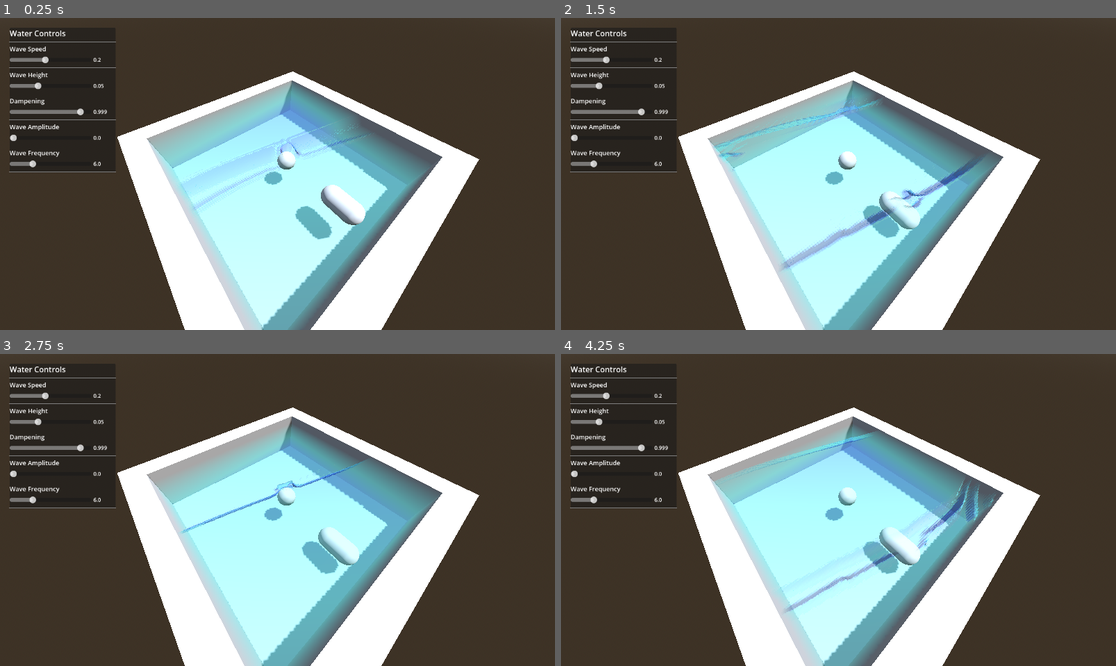
Above: before the commit, frames 1-4 (two rows, left to right).
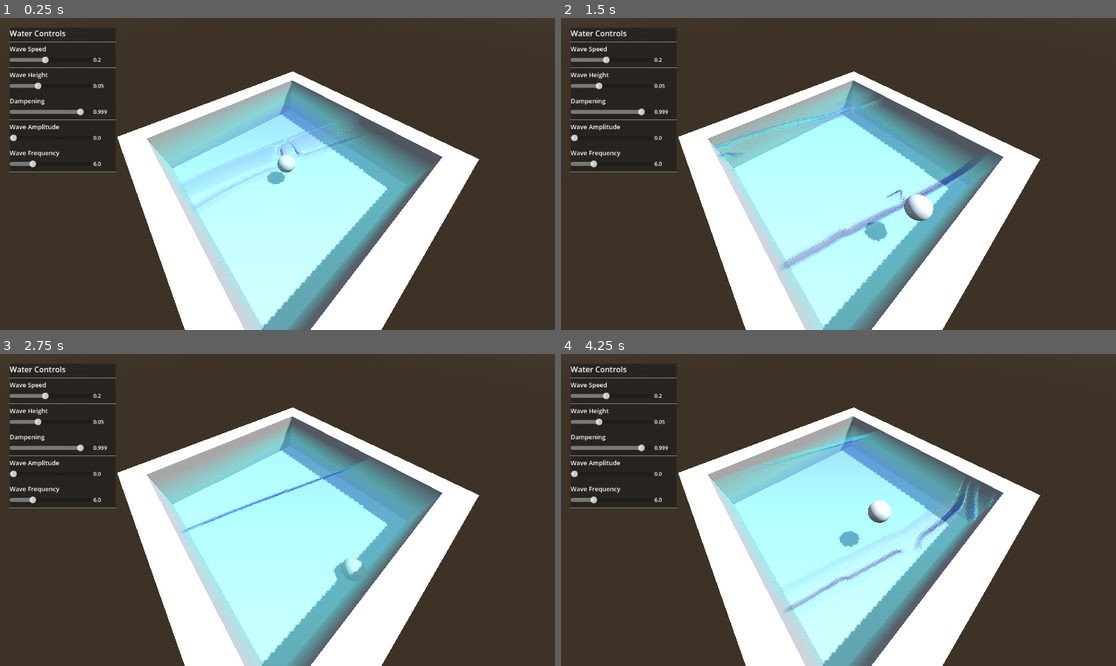
Above: after the commit, the same moments.

Repository: ColinNeary/WaterDemo
Game: Godot game, scene res://Scenes/main.tscn
The game is run twice, just before and just after one commit, with the same random seed, the same clock (stepped at 60 frames per second) and the same inputs.
Inputs (mouse positions are in pixels of both pictures, inside the frame that each line leads up to):
- Up to frame 1 (0.25 s): no input
- Up to frame 2 (1.5 s): move the mouse to (960, 158) at 0.52 s; hold D (move_right) 0.53-1.25 s; click (960, 158) at 0.67 s; tap Space (jump) at 0.77 s; drag from (727, 189) to (810, 236) at 1.27 s
- Up to frame 3 (2.75 s): move the mouse to (333, 441) at 2.02 s; hold D (move_right) from 2.03 s (still down)
- Up to frame 4 (4.25 s): release D (move_right) at 2.75 s; drag from (810, 572) to (672, 463) at 2.77 s; move the mouse to (1005, 556) at 3.52 s; hold A (move_left) from 3.53 s (still down); tap Space (jump) at 3.77 s

The runs differ from the first frame. In frame 1, 1.2% of the frame differs, in the area x 37-66%, y 39-72%; in frame 2, 1.5%; in frame 3, 1.4%; in frame 4, 1.6%, in the area x 47-71%, y 42-71%.

Commit message:
Deleted conflicting Albedo in main.tres
Water turned from red to blue

Diff:
--- a/Scenes/main.tres
+++ b/Scenes/main.tres
@@ -130,13 +130,13 @@
 nodes/vertex/connections = PackedInt32Array(2, 0, 4, 0, 6, 0, 7, 1, 4, 1, 7, 0, 7, 0, 8, 1, 9, 0, 8, 0, 8, 0, 10, 1, 11, 0, 10, 0, 10, 0, 0, 0, 12, 0, 4, 2, 9, 0, 0, 1)
 nodes/fragment/0/position = Vector2(533.3333, 333.33334)
 nodes/fragment/2/node = SubResource("VisualShaderNodeTexture_bqqry")
-nodes/fragment/2/position = Vector2(-200, 320)
+nodes/fragment/2/position = Vector2(-346.66666, 173.33333)
 nodes/fragment/3/node = SubResource("VisualShaderNodeInput_uolrr")
-nodes/fragment/3/position = Vector2(-586.6667, 293.33334)
+nodes/fragment/3/position = Vector2(-546.6667, 66.666664)
 nodes/fragment/4/node = SubResource("VisualShaderNodeTexture2DParameter_skewb")
 nodes/fragment/4/position = Vector2(-1680, -240)
 nodes/fragment/5/node = SubResource("VisualShaderNodeVectorCompose_ju366")
-nodes/fragment/5/position = Vector2(26.666666, 320)
+nodes/fragment/5/position = Vector2(160, 306.66666)
 nodes/fragment/6/node = SubResource("VisualShaderNodeExpression_bqqry")
 nodes/fragment/6/position = Vector2(-986.6667, 813.3333)
 nodes/fragment/6/size = Vector2(860, 460)
@@ -156,7 +156,7 @@
 nodes/fragment/11/node = SubResource("VisualShaderNodeColorParameter_iv8hc")
 nodes/fragment/11/position = Vector2(-680, 573.3333)
 nodes/fragment/12/node = SubResource("VisualShaderNodeMix_uolrr")
-nodes/fragment/12/position = Vector2(-320, 440)
+nodes/fragment/12/position = Vector2(-306.66666, 440)
 nodes/fragment/13/node = SubResource("VisualShaderNodeExpression_iv8hc")
 nodes/fragment/13/position = Vector2(-1306.6666, -200)
 nodes/fragment/13/size = Vector2(1060, 560)
@@ -185,4 +185,4 @@
 nodes/fragment/20/position = Vector2(13.333333, 26.666666)
 nodes/fragment/22/node = SubResource("VisualShaderNodeFloatConstant_bqqry")
 nodes/fragment/22/position = Vector2(160, 840)
-nodes/fragment/connections = PackedInt32Array(3, 0, 2, 0, 4, 0, 2, 2, 2, 0, 5, 0, 5, 0, 0, 0, 7, 0, 6, 0, 6, 0, 8, 0, 8, 0, 0, 1, 9, 0, 6, 1, 10, 0, 12, 0, 11, 0, 12, 1, 6, 0, 12, 2, 4, 0, 13, 0, 13, 0, 0, 8, 13, 0, 15, 0, 14, 0, 15, 1, 15, 0, 16, 1, 17, 0, 16, 0, 16, 0, 18, 0, 20, 0, 19, 2, 19, 0, 0, 0, 12, 0, 19, 1, 18, 0, 19, 0, 22, 0, 0, 4)
+nodes/fragment/connections = PackedInt32Array(7, 0, 6, 0, 6, 0, 8, 0, 8, 0, 0, 1, 9, 0, 6, 1, 10, 0, 12, 0, 11, 0, 12, 1, 6, 0, 12, 2, 4, 0, 13, 0, 13, 0, 0, 8, 13, 0, 15, 0, 14, 0, 15, 1, 15, 0, 16, 1, 17, 0, 16, 0, 16, 0, 18, 0, 20, 0, 19, 2, 19, 0, 0, 0, 12, 0, 19, 1, 18, 0, 19, 0, 3, 0, 2, 0, 2, 0, 5, 0, 22, 0, 0, 4, 4, 0, 2, 2)
--- a/Scenes/main.tscn
+++ b/Scenes/main.tscn
@@ -4,9 +4,8 @@
 [ext_resource type="Shader" uid="uid://bylnwph3bmyx2" path="res://Shaders/simulation.gdshader" id="1_jjgbg"]
 [ext_resource type="Shader" uid="uid://bk7idrqhf81p6" path="res://Scenes/main.tres" id="2_bo1nx"]
 [ext_resource type="Script" uid="uid://c55lok0ysoi0u" path="res://scripts/camera_controller.gd" id="4_jjvhh"]
-[ext_resource type="Script" path="res://scripts/ball_controller.gd" id="5_ball"]
-[ext_resource type="PackedScene" uid="uid://c6v64sx1tdk34" path="res://Scenes/Boat/Boat.tscn" id="5_kry3j"]
-[ext_resource type="Script" uid="uid://bsrwpbb0c2xu7" path="res://scripts/ui_controller.gd" id="6_21xkr"]
+[ext_resource type="Script" uid="uid://cajnwwml66hrv" path="res://scripts/ball_controller.gd" id="5_ball"]
+[ext_resource type="Script" path="res://scripts/ui_controller.gd" id="6_21xkr"]
 
 [sub_resource type="ProceduralSkyMaterial" id="ProceduralSkyMaterial_bo1nx"]
 sky_horizon_color = Color(0.66224277, 0.6717428, 0.6867428, 1)
@@ -41,6 +40,9 @@
 [sub_resource type="PlaneMesh" id="PlaneMesh_8gbba"]
 size = Vector2(12, 12)
 
+[sub_resource type="BoxShape3D" id="BoxShape3D_floor"]
+size = Vector3(12, 0.1, 12)
+
 [sub_resource type="ViewportTexture" id="ViewportTexture_bo1nx"]
 viewport_path = NodePath("Simulation")
 
@@ -64,6 +66,8 @@
 [sub_resource type="Environment" id="Environment_bo1nx"]
 background_mode = 1
 
+[sub_resource type="SphereShape3D" id="SphereShape3D_ball"]
+
 [sub_resource type="SphereMesh" id="SphereMesh_bo1nx"]
 
 [sub_resource type="StandardMaterial3D" id="StandardMaterial3D_8gbba"]
@@ -72,12 +76,6 @@
 
 [sub_resource type="SphereMesh" id="SphereMesh_jjvhh"]
 material = SubResource("StandardMaterial3D_8gbba")
-
-[sub_resource type="SphereShape3D" id="SphereShape3D_ball"]
-radius = 0.5
-
-[sub_resource type="BoxShape3D" id="BoxShape3D_floor"]
-size = Vector3(12, 0.1, 12)
 
 [sub_resource type="Animation" id="Animation_bo1nx"]
 resource_name = "Bounce"
@@ -158,10 +156,10 @@
 [node name="Pool Floor" type="StaticBody3D" parent="." unique_id=225796586]
 transform = Transform3D(1, 0, 0, 0, 1, 0, 0, 0, 1, 0, -2, 0)
 
-[node name="MeshInstance3D" type="MeshInstance3D" parent="Pool Floor"]
+[node name="MeshInstance3D" type="MeshInstance3D" parent="Pool Floor" unique_id=1019017165]
 mesh = SubResource("PlaneMesh_8gbba")
 
-[node name="CollisionShape3D" type="CollisionShape3D" parent="Pool Floor"]
+[node name="CollisionShape3D" type="CollisionShape3D" parent="Pool Floor" unique_id=828961507]
 transform = Transform3D(1, 0, 0, 0, 1, 0, 0, 0, 1, 0, -0.05, 0)
 shape = SubResource("BoxShape3D_floor")
 
@@ -181,37 +179,29 @@
 far = 5.0
 
 [node name="Ball" type="RigidBody3D" parent="." unique_id=1434742802]
-transform = Transform3D(1, 0, 0, 0, 1, 0, 0, 0, 1, 0, 1, 0)
-mass = 1.0
+transform = Transform3D(1, 0, 0, 0, 1, 0, 0, 0, 1, 0, -0.5, 0)
 linear_damp = 0.5
 script = ExtResource("5_ball")
 
-[node name="CollisionShape3D" type="CollisionShape3D" parent="Ball"]
+[node name="CollisionShape3D" type="CollisionShape3D" parent="Ball" unique_id=1419455349]
 shape = SubResource("SphereShape3D_ball")
+
+[node name="Mesh" type="MeshInstance3D" parent="Ball" unique_id=1051249083]
+mesh = SubResource("SphereMesh_bo1nx")
+
+[node name="Water Collision" type="MeshInstance3D" parent="Ball" unique_id=1067320806]
+layers = 524288
+mesh = SubResource("SphereMesh_jjvhh")
+
+[node name="AnimationPlayer" type="AnimationPlayer" parent="Ball" unique_id=136745295]
+libraries/ = SubResource("AnimationLibrary_jjvhh")
+speed_scale = 1.5
+
 [node name="Main Camera" type="Camera3D" parent="." unique_id=1989192133]
 transform = Transform3D(0.64278764, -0.619743, 0.4502696, 0, 0.58778524, 0.809017, -0.76604444, -0.52002615, 0.3778211, 4, 6, 4)
 cull_mask = 524287
 fov = 90.0
 script = ExtResource("4_jjvhh")
 
-[node name="Ball" type="Node3D" parent="." unique_id=1434742802]
-transform = Transform3D(1, 0, 0, 0, 1, 0, 0, 0, 1, 0, -0.5, 0)
-
-[node name="Mesh" type="MeshInstance3D" parent="Ball" unique_id=1051249083]
-mesh = SubResource("SphereMesh_bo1nx")
-
-[node name="Water Collision" type="MeshInstance3D" parent="Ball" unique_id=1067320806]
-layers = 524288
-mesh = SubResource("SphereMesh_jjvhh")
-
-[node name="AnimationPlayer" type="AnimationPlayer" parent="Ball" unique_id=136745295]
-libraries/ = SubResource("AnimationLibrary_jjvhh")
-speed_scale = 1.5
-
-[node name="Boat" parent="." unique_id=1846534761 instance=ExtResource("5_kry3j")]
-transform = Transform3D(-4.371139e-08, -1, 0, 1, -4.371139e-08, 0, 0, 0, 1, 3.5510316, 0, 0)
-float_force = 1.3
-water_angular_drag = 0.1
-
 [node name="UI" type="CanvasLayer" parent="." unique_id=833179456]
 script = ExtResource("6_21xkr")
